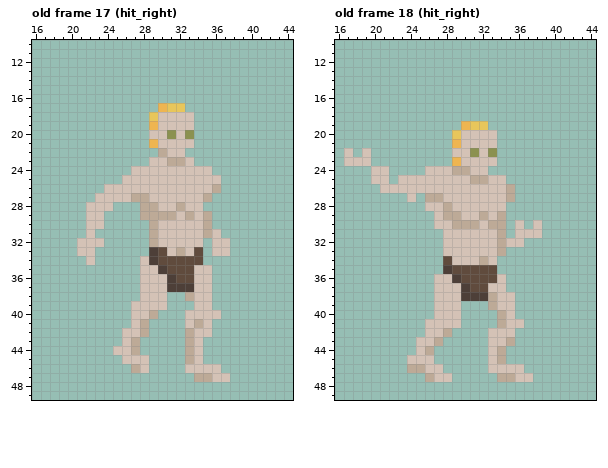
Two versions of one pixel-art file, Sprites/Player/animation.aseprite. Above is the file before it was changed.
64x64 pixels, 33 frames. Shown: old frame 17 (hit_right): x 16..44, y 10..49; old frame 18 (hit_right): x 16..44, y 10..49. The commit also changed other frames, which this record leaves out.
After:
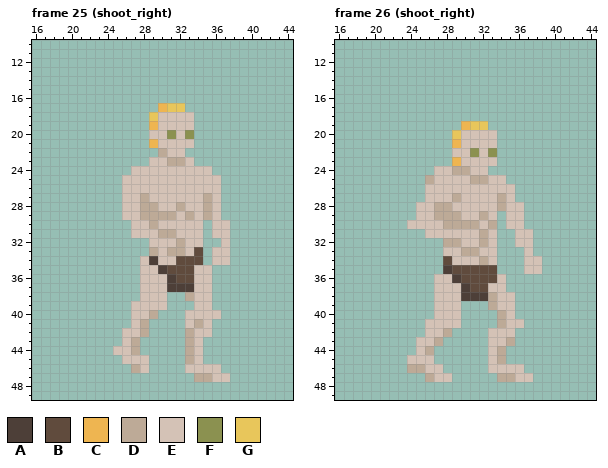
Palette (. is transparent): A #4d3f38  B #604b3d  C #eeb551  D #bdaa97  E #d4c2b6  F #8b9150  G #e8c65b
A new or re-ordered frame is compared with the old frame closest to it.
The exact change:
frames 33 -> 88
Changed rows in their new state; - is an unchanged pixel.
Frame 25 (shoot_right) is new; against old frame 17 (hit_right), layer "Layer 1":
first column x 21:
26 ---..----------E-
27 --...-E--------E-
28 -...-EE-------DE-
29 -..--EE--------E-
30 -..---EE------.EE
31 -.----EEEDD---.-E
32 ...-----E--D---.-
33 ..------DED------
34 -.-------EE----EE
Frame 26 (shoot_right) is new; against old frame 18 (hit_right), layer "Layer 1":
first column x 17:
22 .-.-------------------
23 ...-------------------
24 ---..----.------------
25 ---..-...D------------
26 ----.....---------E---
27 -------.-EE-D----DE---
28 --------E-D------DEE--
29 --------EED------.EE--
30 -------EEE-D-----.E--.
31 ---------EE----D-.---.
32 -----------DD--D-..-E-
33 -------------DD--.--E-
34 --------------------EE
35 --------------------EE
Boxes around the changes in both pictures, in picture pixels (x1, y1, x2, y2):
changed: (77, 184, 230, 265)
changed: (344, 148, 542, 274)
